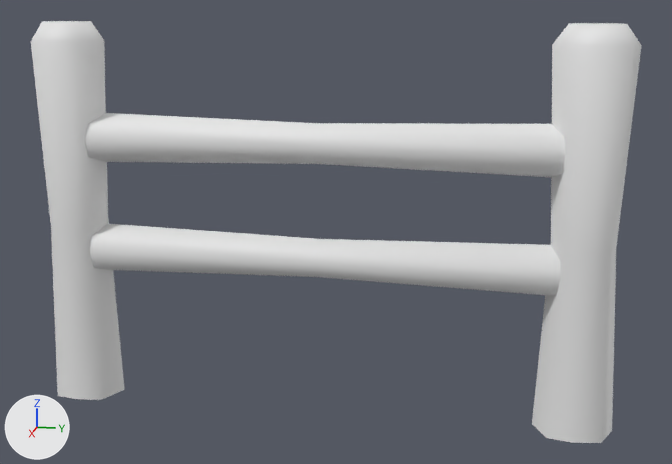
Two versions of the FBX model Assets/Projeto/Assets/fbx/Cenario/grade/grade_.fbx, one commit apart.
Camera for both pictures: a 50 mm lens placed at (4.31, 0.95, 2.07), pointed at (-0.01, 0.09, 0.99). The axes (+X, +Y, +Z) are drawn at lower left. The lights are the same throughout. The older version comes first. Materials are left out; every surface is plain grey. Where no turn or scale is listed for an object, it has been applied to the vertices.
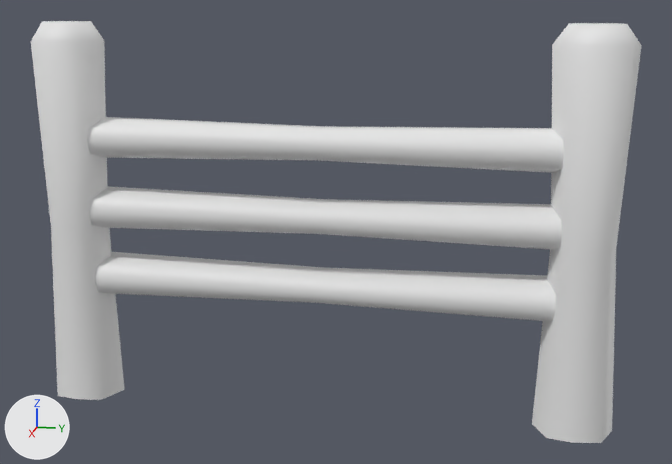
Changed parts and their boxes [x1, y1, x2, y2] in the pictures (672 x 464 px):
part 1 of me_cube_001, rebuilt: before [90, 224, 561, 295]; after [95, 252, 556, 321]
part 2 of me_cube_001, added: after [89, 186, 562, 250]
part 3 of me_cube_001, cut back: before [85, 113, 565, 177]; after [87, 117, 564, 173]

The change, as a diff of the scene's bpy script:
```diff
--- a/Assets/Projeto/Assets/fbx/Cenario/grade/grade_.fbx.py
+++ b/Assets/Projeto/Assets/fbx/Cenario/grade/grade_.fbx.py
@@ me_cube_001 @@
 # used by ob_cube; location = (0.0, 0.0, 0.0)
-me_cube_001.from_pydata(...)  # 150 vertices, 136 faces; spans x -0.17..0.17, y -1.44..1.44, z 0.07..1.98
+me_cube_001.from_pydata(...)  # 138 vertices, 104 faces; spans x -0.17..0.17, y -1.44..1.44, z 0.07..1.98
+# me_cube_001 part 1: the loose piece of 42 vertices spanning x -0.13..0.13, y -1.31..1.31, z 0.73..0.98 is rebuilt with 24 vertices and now spans x -0.13..0.12, y -1.19..1.19, z 0.61..0.81
+# me_cube_001 part 2: a new loose piece of 24 vertices spanning x -0.13..0.12, y -1.19..1.19, z 0.96..1.16
+# me_cube_001 part 3
+# 24 vertices are removed from x -0.08..0.13, y -1.31..1.31, z 1.29..1.54
+# 36 faces are deleted
+# 9 vertices move from x -0.08..0.12, y -1.31..1.31, z 1.32..1.52 to x 0.02..0.11, y -1.19..1.19, z 1.32..1.52
+# 6 vertices are added at (0.1, -1.19, 1.35), (0.1, 1.19, 1.35), (0.1, 1.19, 1.48), (0.1, -1.19, 1.48), (0.12, 1.19, 1.42), (0.12, -1.19, 1.42)
+# 12 new faces join them
```
